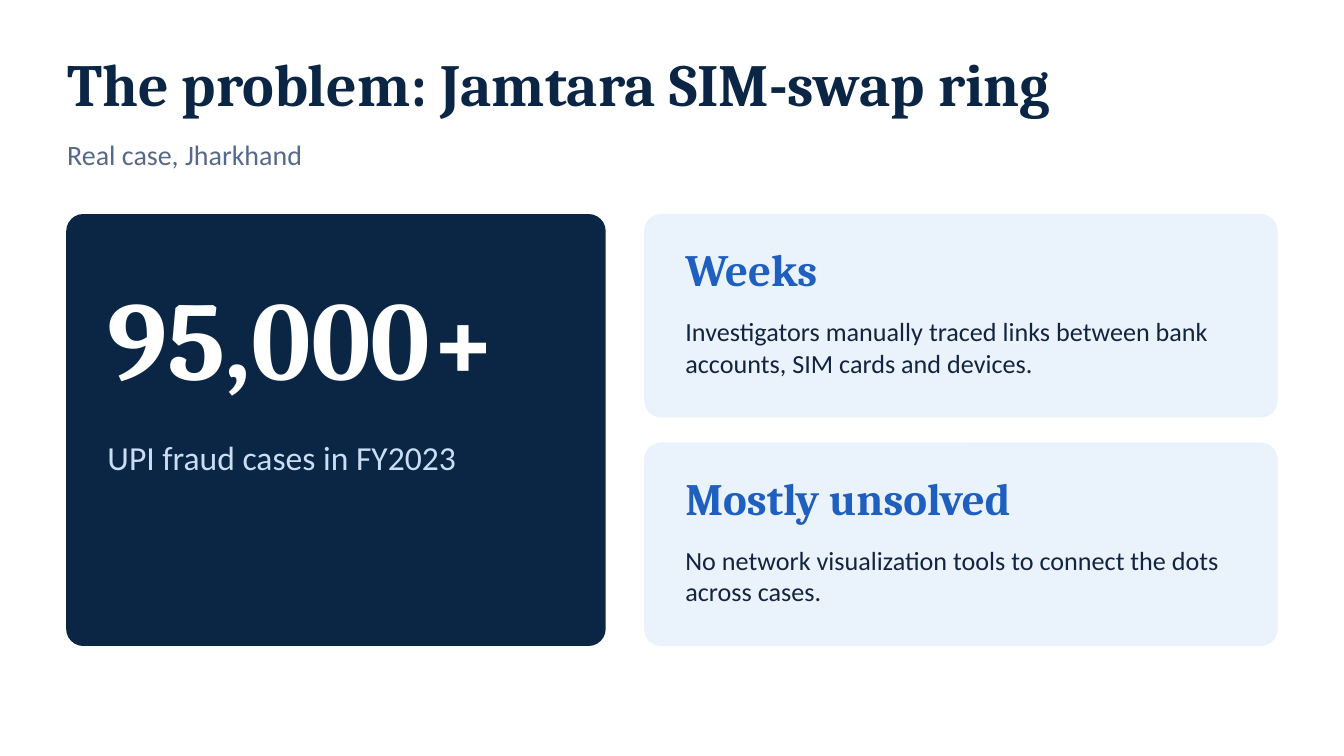
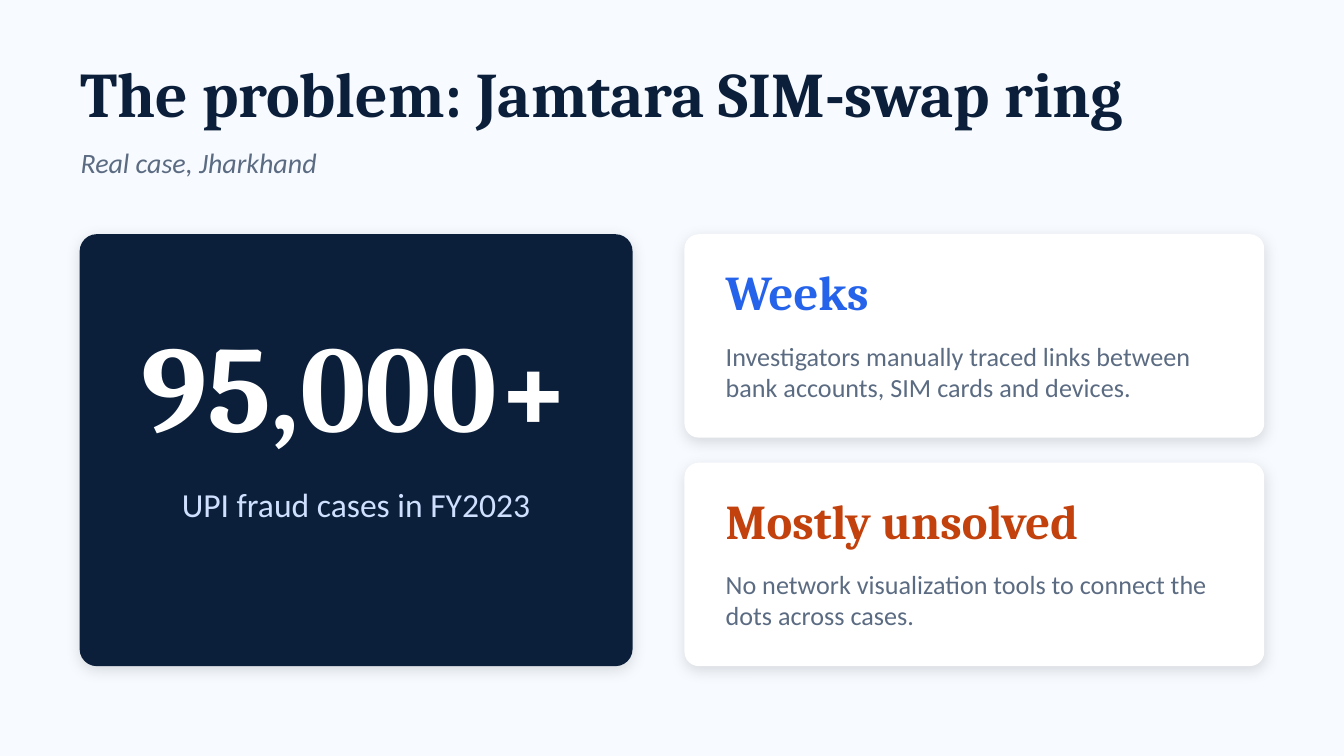
Before and after one commit to jainygandhi04/bob-ai-hackathon-tetrapack, a slide deck: slide 2 of presentation/FraudLens_TetraPack.pptx. Drawn at 1344x756 pixels with LibreOffice and Linux fonts; fonts in the diff are those of the drawing. Boxes give left, top, right and bottom in pixels: in the first picture for what was removed or moved away, otherwise in the second. Text is boxed around its words. In the diff, an @@ line names an element or a change of style, - is before the commit and + after.

```diff
--- a/presentation/FraudLens_TetraPack.pptx
+++ b/presentation/FraudLens_TetraPack.pptx
@@ background #FFFFFF to #F7FAFF @@
@@ text "The problem: Jamtara SIM-swap ring": place and size @@
-text "The problem: Jamtara SIM-swap ring" at [67,64,1050,119]
+text "The problem: Jamtara SIM-swap ring" at [81,73,1123,131]
@@ text "The problem: Jamtara SIM-swap ring" at [81,73,1123,131]: size 32 to 34 pt, text colour #0B2545 to #0B1F3A @@
@@ text "Real case, Jharkhand": place and size @@
-text "Real case, Jharkhand" at [67,145,302,168]
+text "Real case, Jharkhand" at [81,153,317,177]
@@ text "Real case, Jharkhand" at [81,153,317,177]: text colour #56698A to #5B6B82, italic on @@
@@ rounded rectangle: place and size @@
-rounded rectangle at [67,215,605,645]
+rounded rectangle at [81,235,632,665]
@@ rounded rectangle at [81,235,632,665]: fill #0B2545 to #0B1F3A; outline #0B2545 1 pt to #0B1F3A 1 pt; shadow on @@
@@ rounded rectangle: place and size @@
-rounded rectangle at [645,215,1277,417]
+rounded rectangle at [685,235,1263,437]
@@ rounded rectangle at [685,235,1263,437]: fill #EAF2FC to #FFFFFF; outline #EAF2FC 1 pt to #FFFFFF 1 pt; shadow on; proportions changed @@
@@ text "Weeks": place and size @@
-text "Weeks" at [685,255,817,287]
+text "Weeks" at [726,276,869,311]
@@ text "Weeks" at [726,276,869,311]: size 24 to 26 pt, text colour #1F5FBF to #2563EB @@
@@ text "95,000+": place and size @@
-text "95,000+" at [107,304,496,396]
+text "95,000+" at [142,348,570,449]
@@ text "95,000+" at [142,348,570,449]: size 60 to 66 pt; alignment left to centre @@
@@ text "Investigators manually traced links between ...": place and size @@
-text "Investigators manually traced links between ..." at [685,323,1208,376]
+text "Investigators manually traced links between ..." at [726,348,1190,400]
@@ text "Investigators manually traced links between ..." at [726,348,1190,400]: text colour #12243F to #5B6B82 @@
@@ rounded rectangle at [685,464,1263,665]: fill #EAF2FC to #FFFFFF; outline #EAF2FC 1 pt to #FFFFFF 1 pt; shadow on; proportions changed @@
@@ rounded rectangle: place and size @@
-rounded rectangle at [645,444,1277,645]
+rounded rectangle at [685,464,1263,665]
@@ text "UPI fraud cases in FY2023": place and size @@
-text "UPI fraud cases in FY2023" at [107,446,456,471]
+text "UPI fraud cases in FY2023" at [182,493,530,518]
@@ text "UPI fraud cases in FY2023" at [182,493,530,518]: text colour #C9DDF5 to #CFE0FF; alignment left to centre @@
@@ text "Mostly unsolved": place and size @@
-text "Mostly unsolved" at [685,484,1010,525]
+text "Mostly unsolved" at [726,505,1078,549]
@@ text "Mostly unsolved" at [726,505,1078,549]: size 24 to 26 pt, text colour #1F5FBF to #C2410C @@
@@ text "No network visualization tools to ..." at [726,576,1206,625]: text colour #12243F to #5B6B82 @@
@@ text "No network visualization tools to ...": place and size @@
-text "No network visualization tools to ..." at [685,552,1219,601]
+text "No network visualization tools to ..." at [726,576,1206,625]
```
Also in this commit, not shown: 8 other slides changed, 1 slide added.
